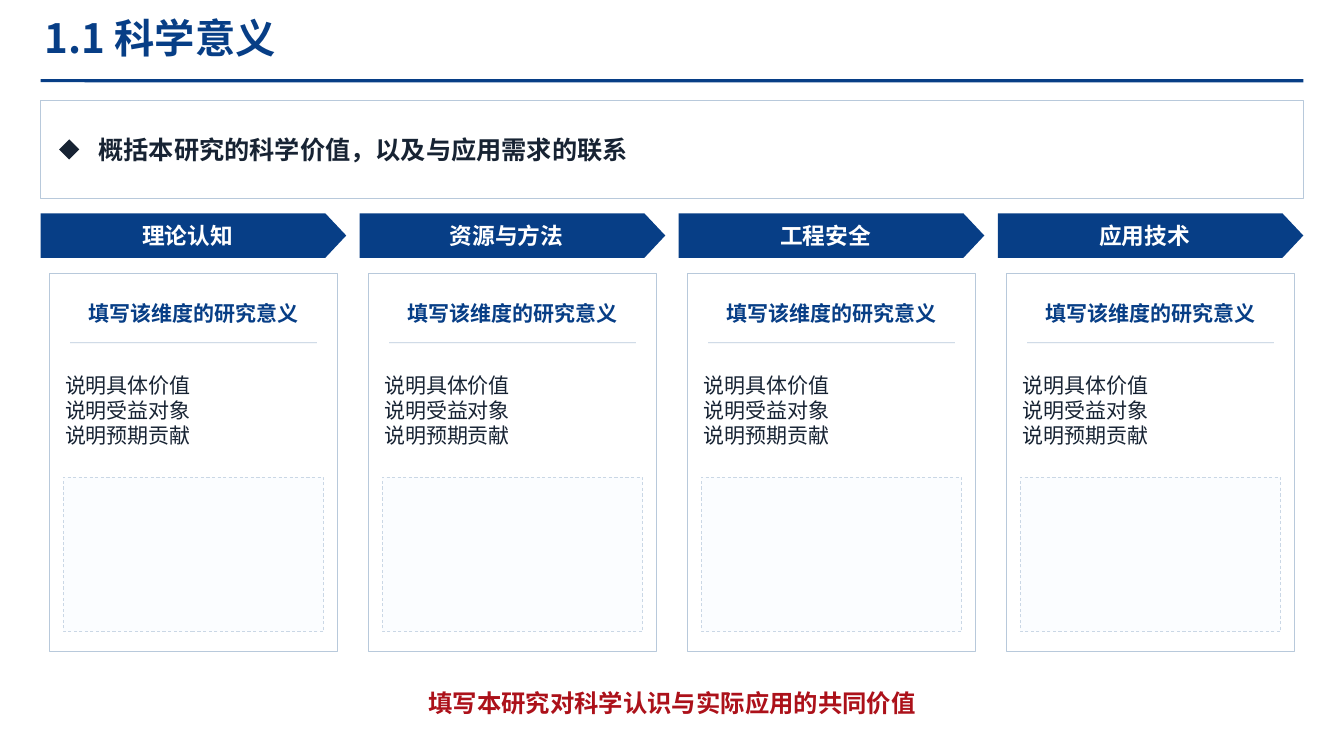
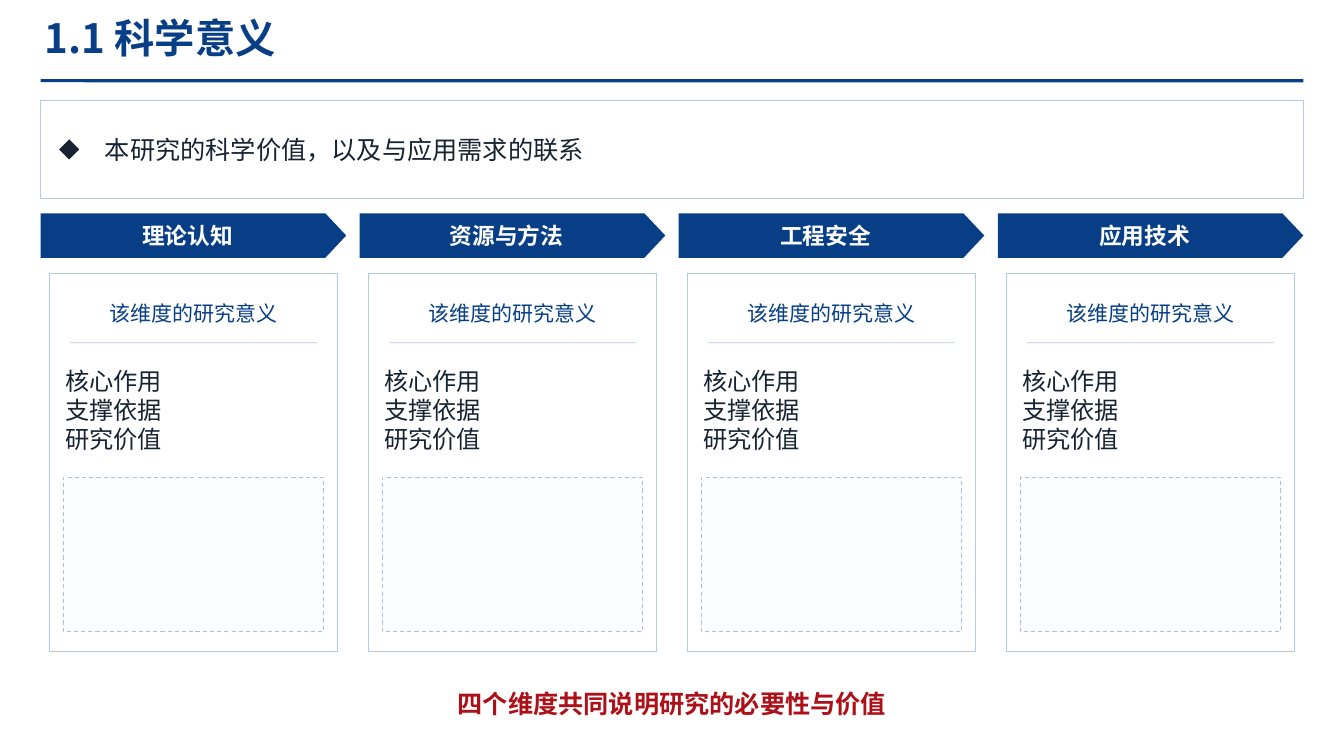
Before and after one commit to chengweihuu/research-opt-skill, a slide deck: slide 8 of assets/template-library.pptx. Drawn at 1344x756 pixels with LibreOffice and Linux fonts; fonts in the diff are those of the drawing. Boxes give left, top, right and bottom in pixels: in the first picture for what was removed or moved away, otherwise in the second. Text is boxed around its words. In the diff, an @@ line names an element or a change of style, - is before the commit and + after.

```diff
--- a/assets/template-library.pptx
+++ b/assets/template-library.pptx
@@ text at (105,137,584,162): text changed; bold off @@
-概括本研究的科学价值，以及与应用需求的联系
+本研究的科学价值，以及与应用需求的联系
@@ text at (109,303,277,323): text changed; bold off @@
-填写该维度的研究意义
+该维度的研究意义
@@ text at (428,303,596,323): text changed; bold off @@
-填写该维度的研究意义
+该维度的研究意义
@@ text at (748,303,916,323): text changed; bold off @@
-填写该维度的研究意义
+该维度的研究意义
@@ text at (1067,303,1235,323): text changed; bold off @@
-填写该维度的研究意义
+该维度的研究意义
@@ text at (65,369,162,450): text changed; size 15 to 17.2 pt @@
-说明具体价值
-说明受益对象
-说明预期贡献
+核心作用
+支撑依据
+研究价值
@@ text at (384,369,481,450): text changed; size 15 to 17.2 pt @@
-说明具体价值
-说明受益对象
-说明预期贡献
+核心作用
+支撑依据
+研究价值
@@ text at (703,369,800,450): text changed; size 15 to 17.2 pt @@
-说明具体价值
-说明受益对象
-说明预期贡献
+核心作用
+支撑依据
+研究价值
@@ text at (1022,369,1119,450): text changed; size 15 to 17.2 pt @@
-说明具体价值
-说明受益对象
-说明预期贡献
+核心作用
+支撑依据
+研究价值
@@ fill #FBFDFF to #FBFCFE; outline #CAD7E5 0.57 pt dashed to #AFC0D3 0.75 pt dashed in 4 elements at (64,477,324,631), (382,477,642,631), (702,477,962,631), (1020,477,1280,631) @@
@@ text at (458,691,886,716): text changed; size 17.4 to 18 pt @@
-填写本研究对科学认识与实际应用的共同价值
+四个维度共同说明研究的必要性与价值
```
Also in this commit, not shown: 37 other slides changed, 1 other file.
